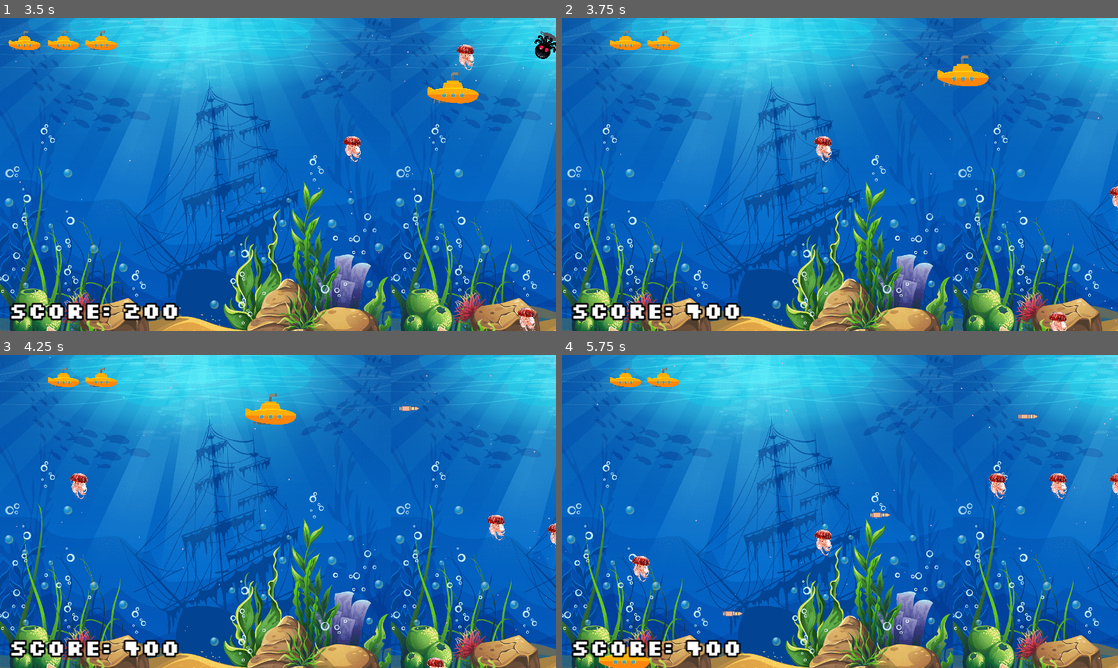
Above: before the commit, frames 1-4 (two rows, left to right).
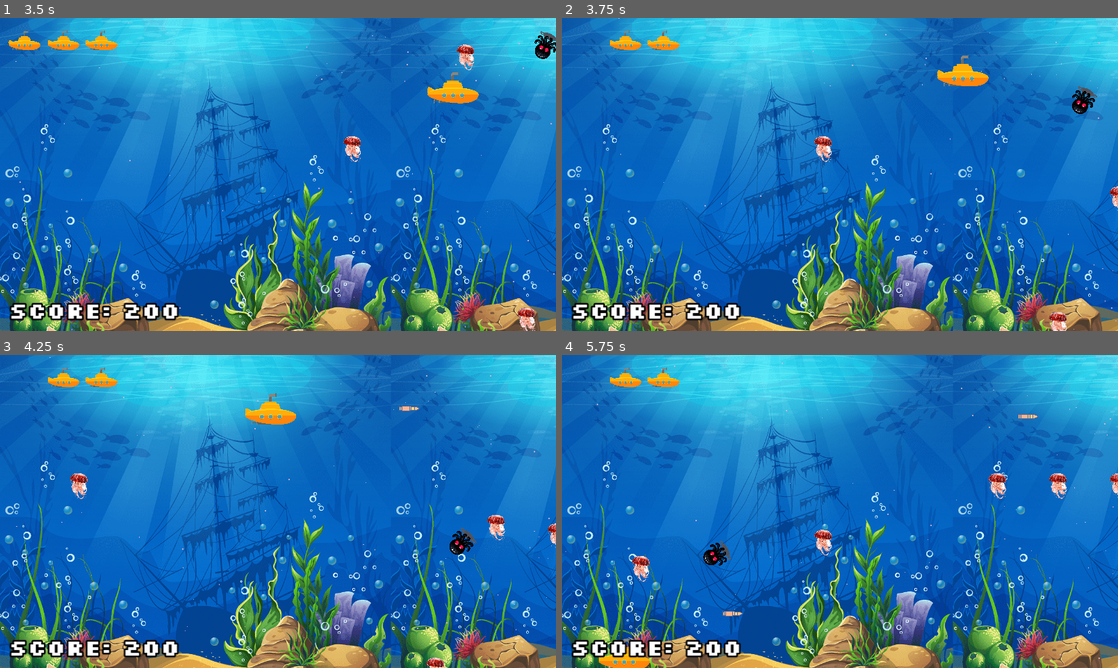
Above: after the commit, the same moments.

Repository: dtru5/LightningGame
Game: Godot game, scene res://scenes/game.tscn
The game is run twice, just before and just after one commit, with the same random seed, the same clock (stepped at 60 frames per second) and the same inputs.
Inputs:
- Up to frame 1 (3.5 s): tap Enter at 0.5 s; hold Right (right) 0.53-1.28 s; hold Space (shoot) 0.53-1.28 s; hold Down (down) 1.28-2.03 s; tap Space (shoot) at 1.35, 2.85 s; hold Right (right) 2.03-2.78 s; hold Space (shoot) 2.03-2.78 s; hold Up (up) from 2.78 s (still down)
- Up to frame 2 (3.75 s): release Up (up) at 3.53 s; hold Left (left) from 3.53 s (still down); hold Space (shoot) from 3.53 s (still down)
- Up to frame 3 (4.25 s): keep holding Left (left); keep holding Space (shoot)
- Up to frame 4 (5.75 s): release Space (shoot) at 4.28 s; tap Space (shoot) at 4.35 s; release Left (left) at 5.03 s; hold Down (down) from 5.03 s (still down); hold Space (shoot) from 5.03 s (still down)

Frame 1 is identical in both runs. In frame 2, 0.3% of the frame differs, in the area x 22-97%, y 21-97%; in frame 3, 0.3%; in frame 4, 0.4%, in the area x 22-60%, y 50-97%.
Error after the commit: Parse Error: Preload file "res://scenes/power_up_2.tscn" does not exist. (res://scripts/rocket_enemy.gd:5)

Commit message:
added health power up

Diff:
--- a/scenes/game.tscn
+++ b/scenes/game.tscn
@@ -90,6 +90,7 @@
 lifetime = 10.0
 
 [connection signal="collision_with_enemy" from="Player" to="." method="_on_player_collision_with_enemy"]
+[connection signal="health_powerup" from="Player" to="." method="_on_player_health_powerup"]
 [connection signal="timeout" from="Player/rapid_fire_timer" to="Player" method="_on_rapid_fire_timer_timeout"]
 [connection signal="enemy_spawned" from="EnemySpawner" to="." method="_on_enemy_spawner_enemy_spawned"]
 [connection signal="rocket_enemy_spawned" from="EnemySpawner" to="." method="_on_enemy_spawner_rocket_enemy_spawned"]
--- a/scripts/game.gd
+++ b/scripts/game.gd
@@ -17,9 +17,10 @@
 	game_music.play()
 	hud.update_score_ui(score)
 	hud.off_visible_left_lives(lives)
-
 	# init high_score.dat file
 	init_high_score_file()
+
+
 
 func init_high_score_file() -> void:
 	if not FileAccess.file_exists("user://high_score.dat"):
@@ -29,6 +30,7 @@
 
 func _on_enemy_cleaner_area_entered(area: Area2D) -> void:
 	area.queue_free()
+
 
 func _on_player_collision_with_enemy() -> void:
 	lives -= 1
@@ -67,3 +69,9 @@
 func _on_enemy_spawner_rocket_enemy_spawned(enemy_rocket_instance):
 	add_child(enemy_rocket_instance)
 	enemy_rocket_instance.rocket_enemy.connect("update_score", _on_rocket_enemy_died)
+
+
+func _on_player_health_powerup() -> void:
+	if lives < 3:
+		lives += 1
+		hud.on_visible_lives(lives)
--- a/scripts/hud.gd
+++ b/scripts/hud.gd
@@ -18,3 +18,10 @@
 			life_icons[i].visible = false
 	else:
 		pass
+
+func on_visible_lives(lives: int):
+	if lives == 3:
+		life_icons[2].visible = true
+	elif lives == 2:
+		life_icons[1].visible = true
+	pass
--- a/scripts/player.gd
+++ b/scripts/player.gd
@@ -1,6 +1,7 @@
 extends CharacterBody2D
 
 signal collision_with_enemy
+signal health_powerup
 
 const start_speed: int = 0
 const move_speed: int = 800
@@ -68,6 +69,9 @@
 	rocket_time_limiter = 0.05
 	rapid_fire_timer.start(3)
 
+func hit_health_powerup() -> void:
+	emit_signal("health_powerup")
+
 func _on_rapid_fire_timer_timeout():
 	rocket_time_limiter = 0.28
 
--- a/scripts/rocket_enemy.gd
+++ b/scripts/rocket_enemy.gd
@@ -2,13 +2,13 @@
 
 signal update_score
 
-var power_up_scene = preload("res://scenes/power_up_1.tscn")
+const power_up_2_scene = preload("res://scenes/power_up_2.tscn")
 
 func die() -> void:
 	emit_signal("update_score")
-	var ranNum: int = randi_range(1,5)
-	if ranNum == 2:
-		var power_up_instance = power_up_scene.instantiate()
+	var ranNum: int = randi_range(1,4)
+	if ranNum == 1:
+		var power_up_instance = power_up_2_scene.instantiate()
 		get_tree().current_scene.add_child(power_up_instance)
 		power_up_instance.global_position = global_position
 	queue_free()
Not shown: 1 places in scenes/game.tscn that only renumber resources
Not shown: 1 places in scenes/player.tscn that only renumber resources
Not shown: 1 places in scenes/power_up_1.tscn that only renumber resources
